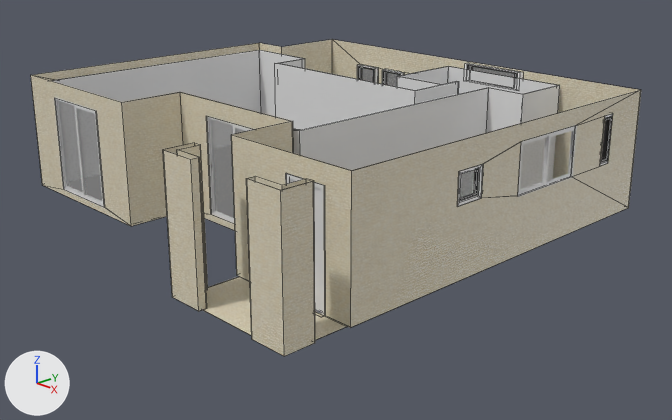
The Blender file myhome_full1.blend as it was, and as the next commit left it.
Both versions are drawn from a camera (50 mm lens) standing at (14.59, -12.79, 6.93) and looking at (0.89, 0.23, 0.38). Arrows for +X, +Y and +Z are at lower left; the lights stay in place. Mesh edges are drawn as thin lines on the coarser meshes.

In view in the first picture: 'Door', 'Outframe_1F', 'P_KitchenDining', 'Window', 'Window.L', 'Window.L.001', 'Window.L.002', 'Window.R.001', 'Window.R.002'.
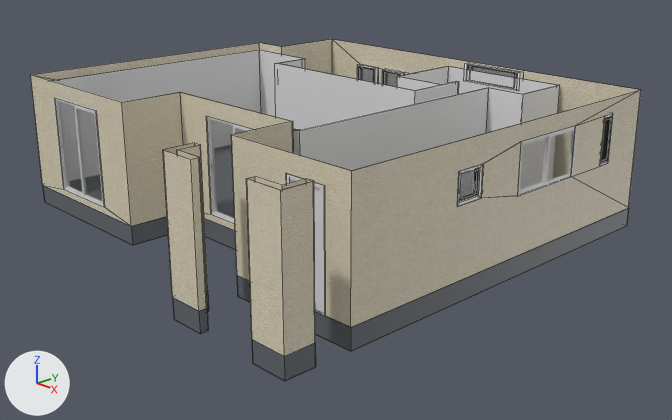
Where the change shows, as pixel boxes (x1, y1, x2, y2) in the pictures (672 x 420 px):
'Outframe_1F.002', added
    after: (42, 185, 629, 381)
part 1 of me_plane, deleted
    before: (203, 276, 347, 340)

The change in detail:
Material 'Material.001' (mat_material_001) is new.
Its base color is (0.12, 0.133, 0.15) (dark grey #61666c).
me_plane has 48 vertices, 23 faces and spans x -1.0..9.17, y -0.25..2.31, z -8.3..1.42.
me_plane is used by ob_outframe_1f; location (-3.98, -3.49, 0.66); rotation (1.571, 0.0, 0.0), in degrees (90, 0, 0).
me_plane part 1: the loose piece of 4 vertices spanning x 6.36..9.09, y -0.25, z 0.05..1.33 is deleted.
Mesh me_plane_004 is new.
It has 44 vertices, 28 faces and spans x -1.0..9.17, y -0.66..-0.25, z -8.3..1.42.
It uses material mat_material_001 (dark grey #61666c).
Object 'Outframe_1F.002' (ob_outframe_1f_002) is new; it shows me_plane_004.
Its location is (-3.98, -3.49, 0.66).
Its rotation in degrees is (90, 0, 0).
It gains a SOLIDIFY modifier named 'Solidify'.
It gains a BOOLEAN modifier named 'Boolean'.
Modifier setting: object = ob_ctrl_hole.
It gains a BOOLEAN modifier named 'Boolean.001'.
Modifier setting: object = ob_ctrl_hole_001.
It gains a BOOLEAN modifier named 'Boolean.003'.
Modifier setting: object = ob_ctrl_hole_002.
It gains a BOOLEAN modifier named 'Boolean.004'.
Modifier setting: object = ob_ctrl_hole_004.
It gains a BOOLEAN modifier named 'Boolean.005'.
Modifier setting: object = ob_ctrl_hole_003.
It gains a BOOLEAN modifier named 'Boolean.006'.
Modifier setting: object = ob_ctrl_hole_006.
It gains a BOOLEAN modifier named 'Boolean.007'.
Modifier setting: object = ob_ctrl_hole_007.
It gains a BOOLEAN modifier named 'Boolean.008'.
Modifier setting: object = ob_ctrl_hole_008.
It gains a BOOLEAN modifier named 'Boolean.009'.
Modifier setting: object = ob_ctrl_hole_010.
It gains a BOOLEAN modifier named 'Boolean.010'.
Modifier setting: object = ob_ctrl_hole_009.
It gains a BOOLEAN modifier named 'Boolean.011'.
Modifier setting: object = ob_ctrl_hole_011.
It gains a BOOLEAN modifier named 'Boolean.012'.
Modifier setting: object = ob_ctrl_hole_005.
